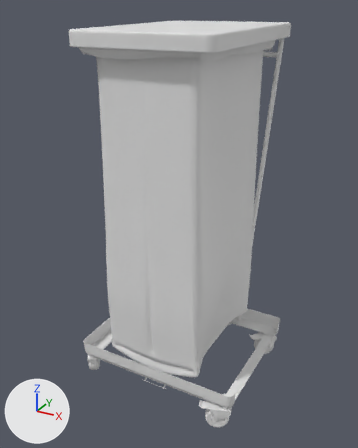
The FBX model Objekte_own/Mülleimer/mülleimer_einzeln.fbx, before and after one commit.
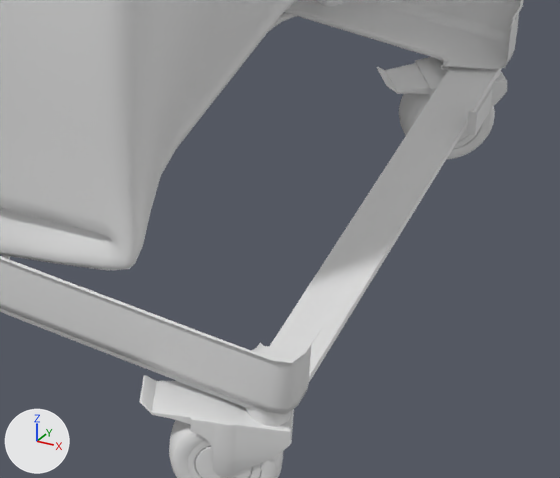
The first picture shows the older version from a camera (50 mm lens) standing at (0.051, -1.144, 1.033) and looking at (-0.568, -0.018, 0.47). The close-ups show both versions on the part from 47% to 80% of the width and 71% to 94% of the height of that picture; other places that the commit changed are outside them. The axes (+X, +Y, +Z) are drawn at lower left. The lights are the same throughout. Where no turn or scale is listed for an object, it has been applied to the vertices. Vertices at the same position are counted once.

Objects in the first close-up: 'Archmodels70_055_01', 'Archmodels70_055_04', 'Archmodels70_055_05', 'Archmodels70_055_08'.
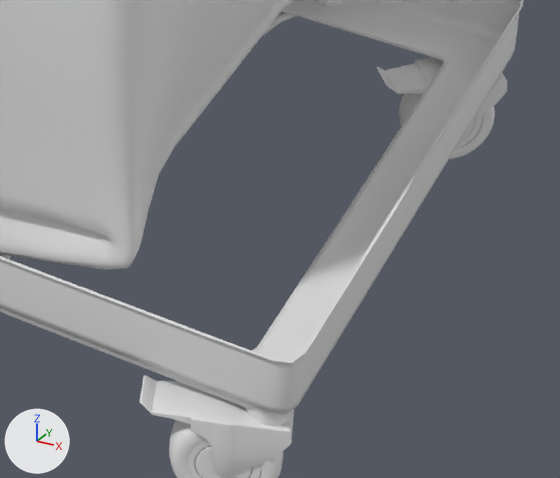
Location of each change, (x1, y1, x2, y2) in pixels of the close-ups (560 x 478 px):
'Archmodels70_055_05', moved
    before: (0, 0, 297, 270)
    after: (0, 0, 294, 270)
part 1 of me_mesh_026, deleted
    before: (467, 88, 493, 135)
part 2 of me_mesh_026, built on
    before: (315, 19, 515, 339)
    after: (260, 18, 516, 390)

Patch to the scene script:
```diff
--- a/Objekte_own/Mülleimer/mülleimer_einzeln.fbx.py
+++ b/Objekte_own/Mülleimer/mülleimer_einzeln.fbx.py
@@ me_mesh_026 @@
 # used by ob_archmodels70_055_01; location = (0.2319, -0.0186, 0.0774)
-me_mesh_026.from_pydata(...)  # 15827 vertices, 31259 faces; spans x -1.051..-0.532, y -0.217..0.251, z -0.031..0.909
+me_mesh_026.from_pydata(...)  # 15799 vertices, 31252 faces; spans x -1.051..-0.535, y -0.217..0.251, z -0.031..0.909
+# me_mesh_026 part 1: the loose piece of 21 vertices spanning x -0.538..-0.532, y 0.086..0.116, z 0.002..0.02 is deleted
+# me_mesh_026 part 2
+# 3 vertices are removed from x -0.537..-0.535, y -0.159..0.154, z 0.002..0.041
+# 2 faces are deleted
+# 16 new faces join them
@@ ob_archmodels70_055_05 @@
 ob_archmodels70_055_05 = bpy.data.objects.new('Archmodels70_055_05', me_mesh_030)
-ob_archmodels70_055_05.location = (-0.5496, -0.0186, 0.948)
+ob_archmodels70_055_05.location = (-0.5511, -0.0186, 0.948)
```
